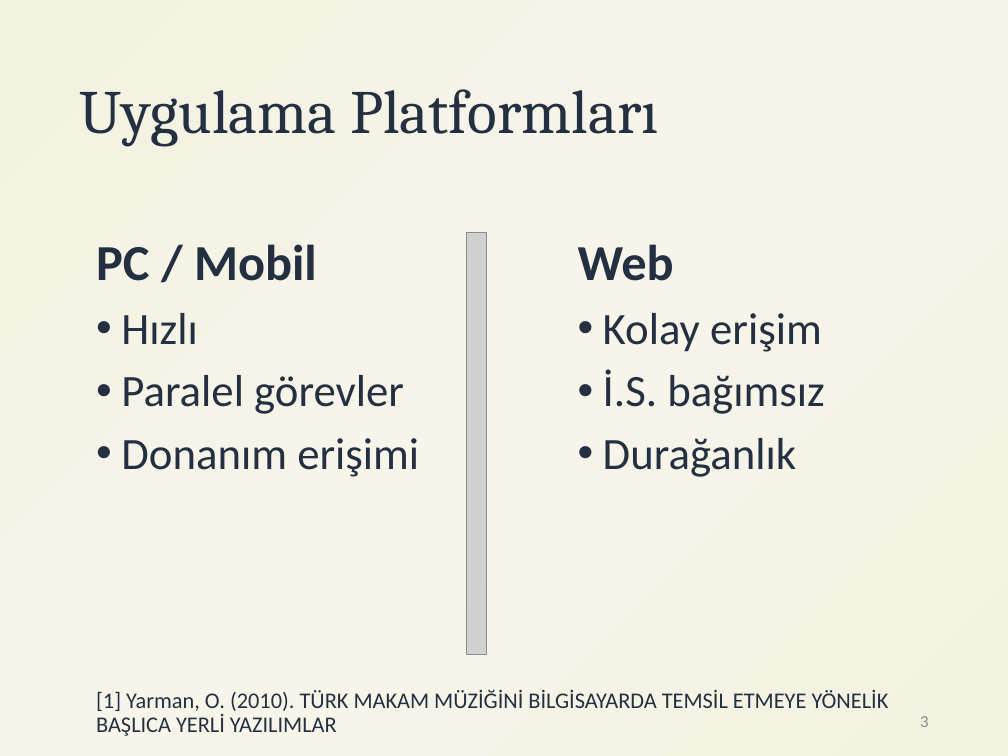
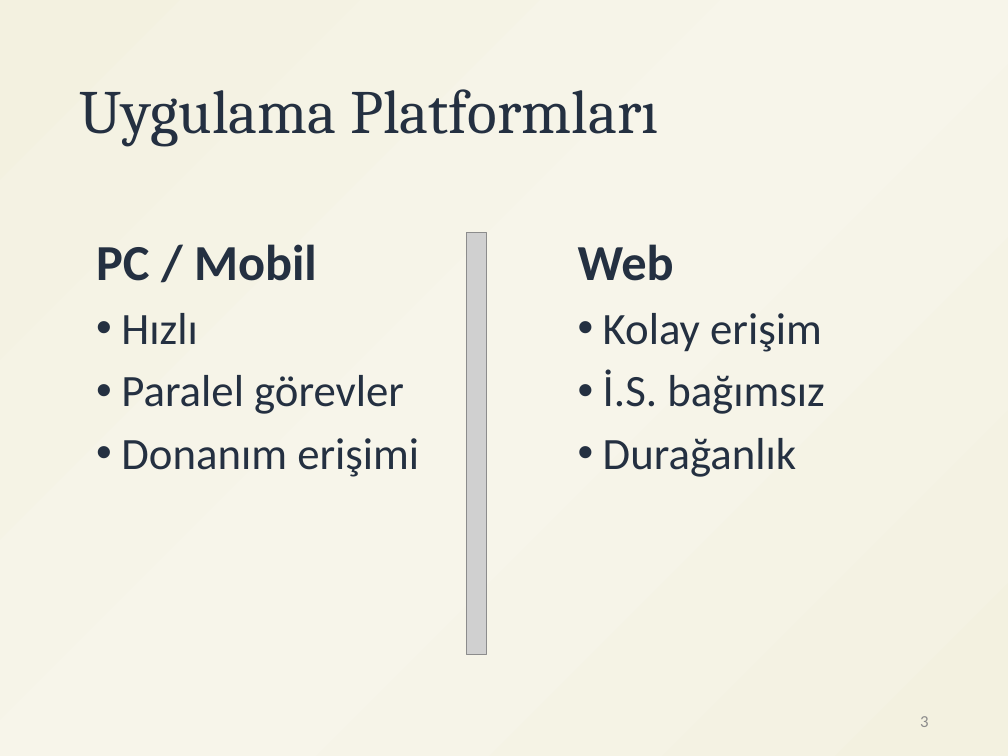
Before and after one commit to ihpar/katip, a slide deck: slide 3 of assets/Katip.pptx. Drawn at 1008x756 pixels with LibreOffice and Linux fonts; fonts in the diff are those of the drawing; grey boxes stand for pictures. Boxes give left, top, right and bottom in pixels: in the first picture for what was removed or moved away, otherwise in the second. Text is boxed around its words. In the diff, an @@ line names an element or a change of style, - is before the commit and + after.

```diff
--- a/assets/Katip.pptx
+++ b/assets/Katip.pptx
@@ text removed at [96, 689, 889, 736] @@
-[1] Yarman, O. (2010). TÜRK MAKAM MÜZİĞİNİ BİLGİSAYARDA TEMSİL ETMEYE YÖNELİK BAŞLICA YERLİ YAZILIMLAR
```
Also in this commit, not shown: 1 other slide changed, 1 slide removed, 2 other files.
